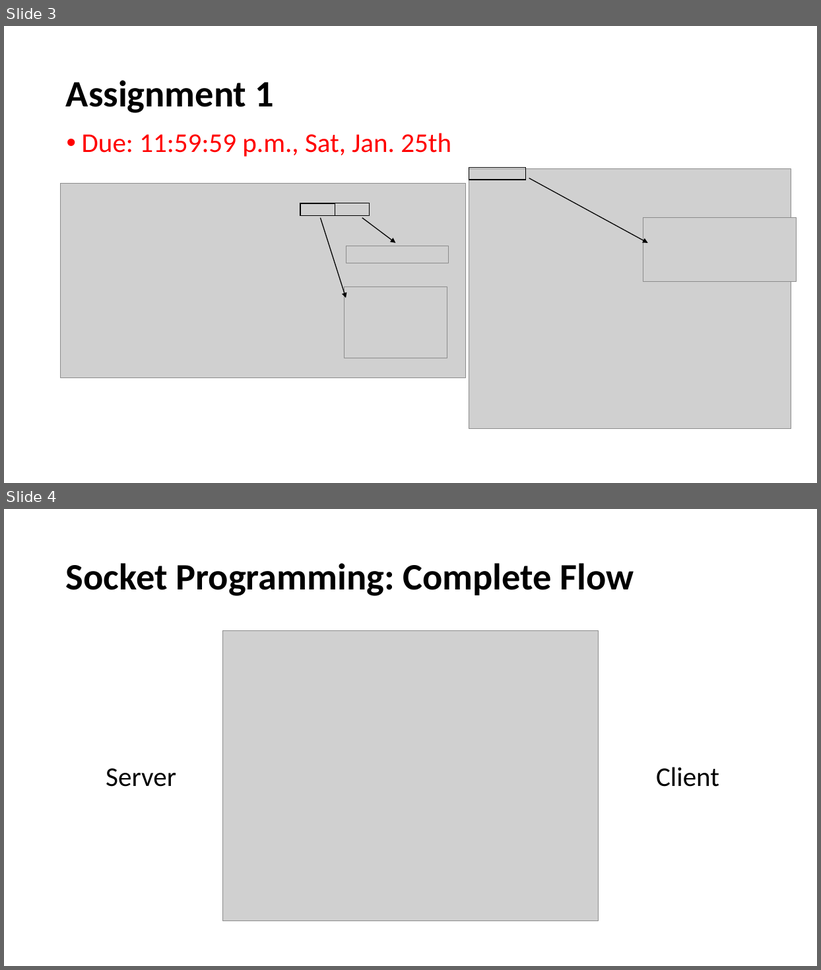
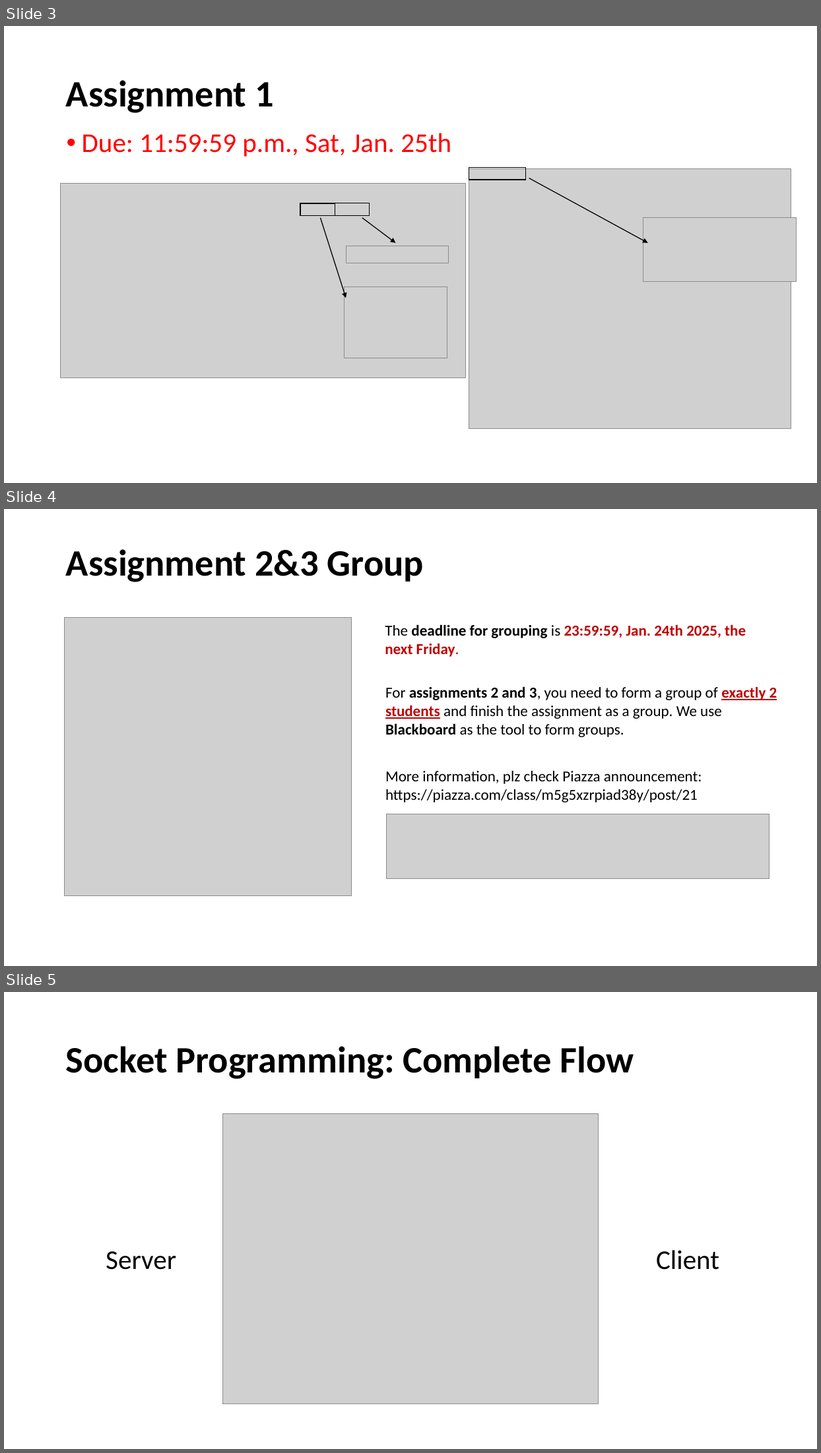
Before and after one commit to henryhxu/CSCI4430-ESTR4120, a slide deck: tutorial/T02/tut02.pptx. Shown one above the other, each under a label of ours: slides 3 and 4 before the commit, slides 3, 4 and 5 after it. The pictures are 821x970 and 821x1453 pixels, drawn with LibreOffice and Linux fonts; fonts in the diff are those of the drawing; grey boxes stand for pictures. Boxes give left, top, right and bottom in pixels: in the first picture for what was removed or moved away, otherwise in the second. Text is boxed around its words. In the diff, an @@ line names an element or a change of style, - is before the commit and + after.

```diff
--- a/tutorial/T02/tut02.pptx
+++ b/tutorial/T02/tut02.pptx
@@ slide 4 added at (4,509,817,966), background #FFFFFF @@
@@ title added at (66,549,424,582), 44 pt, text #000000, bold @@
+Assignment 2&3 Group
@@ picture added at (64,618,352,896) @@
@@ text added at (385,625,746,657), 18 pt, text #C00000, bold @@
+The deadline for grouping is 23:59:59, Jan. 24th 2025, the next Friday.
@@ text added at (385,687,778,737), 18 pt, text #000000 @@
+For assignments 2 and 3, you need to form a group of exactly 2 students and finish the assignment as a group. We use Blackboard as the tool to form groups.
@@ text added at (385,771,702,803), 18 pt, text #000000 @@
+More information, plz check Piazza announcement: https://piazza.com/class/m5g5xzrpiad38y/post/21
@@ picture added at (386,815,770,879) @@
@@ what was slide 4 is now slide 5 @@
```
